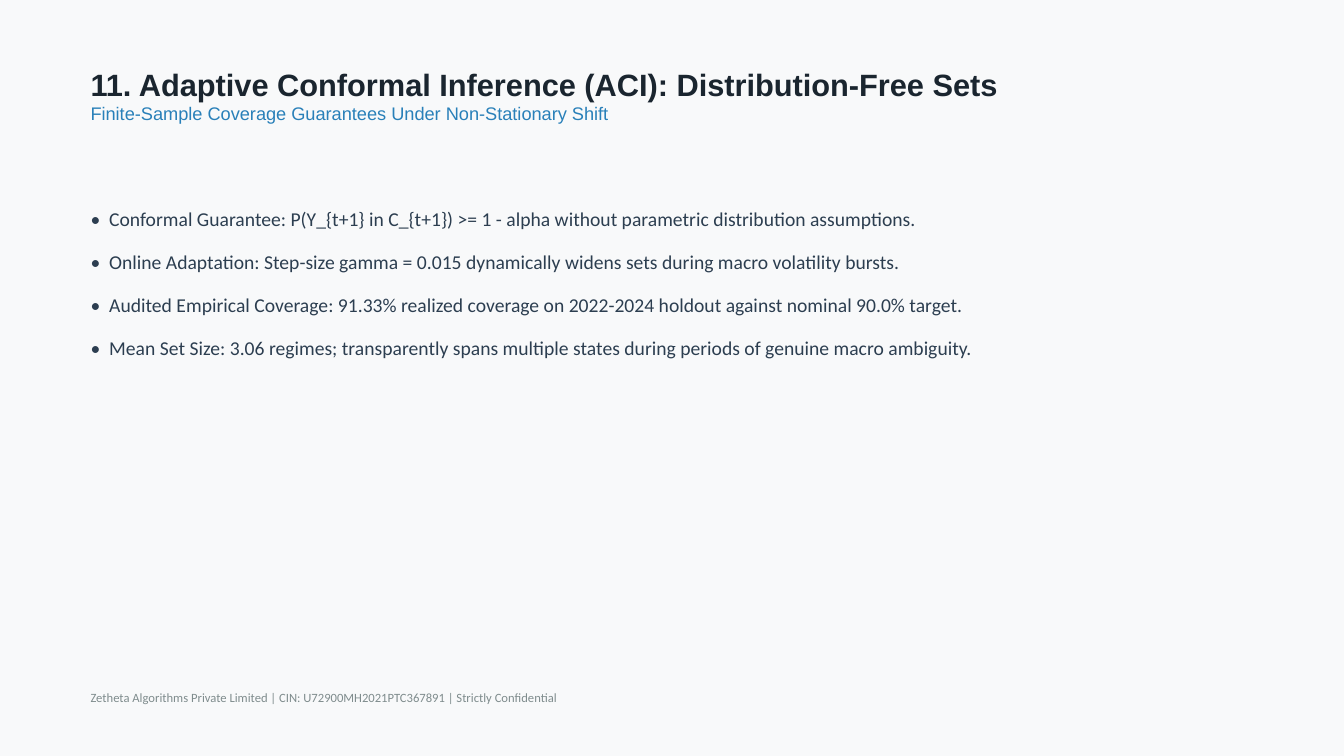
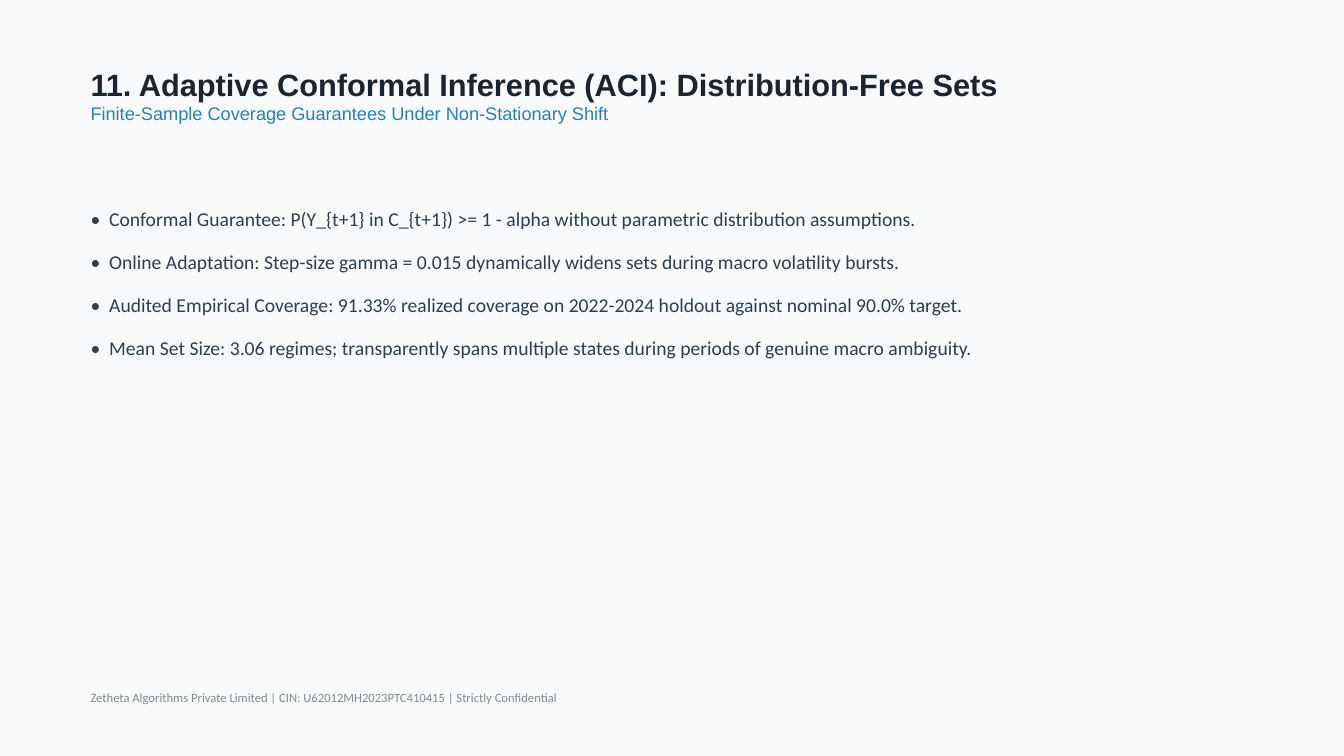
Before and after one commit to D12rocks/493561A-bayesian-regime-detection-engine, a slide deck: slide 12 of reports/final/FINAL_PRESENTATION.pptx. Drawn at 1344x756 pixels with LibreOffice and Linux fonts; fonts in the diff are those of the drawing. Boxes give left, top, right and bottom in pixels: in the first picture for what was removed or moved away, otherwise in the second. Text is boxed around its words. In the diff, an @@ line names an element or a change of style, - is before the commit and + after.

```diff
--- a/reports/final/FINAL_PRESENTATION.pptx
+++ b/reports/final/FINAL_PRESENTATION.pptx
@@ text at [91, 693, 557, 704]: text changed @@
-Zetheta Algorithms Private Limited | CIN: U72900MH2021PTC367891 | Strictly Confidential
+Zetheta Algorithms Private Limited | CIN: U62012MH2023PTC410415 | Strictly Confidential
```
Also in this commit, not shown: 18 other slides changed, 25 other files.
